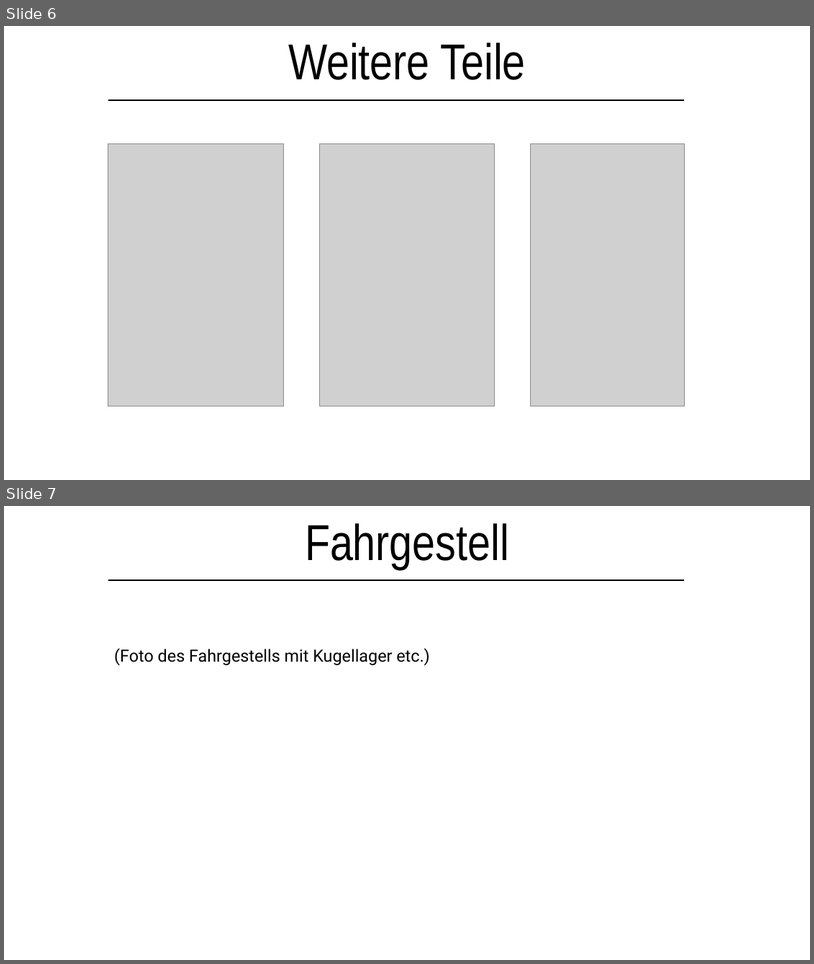
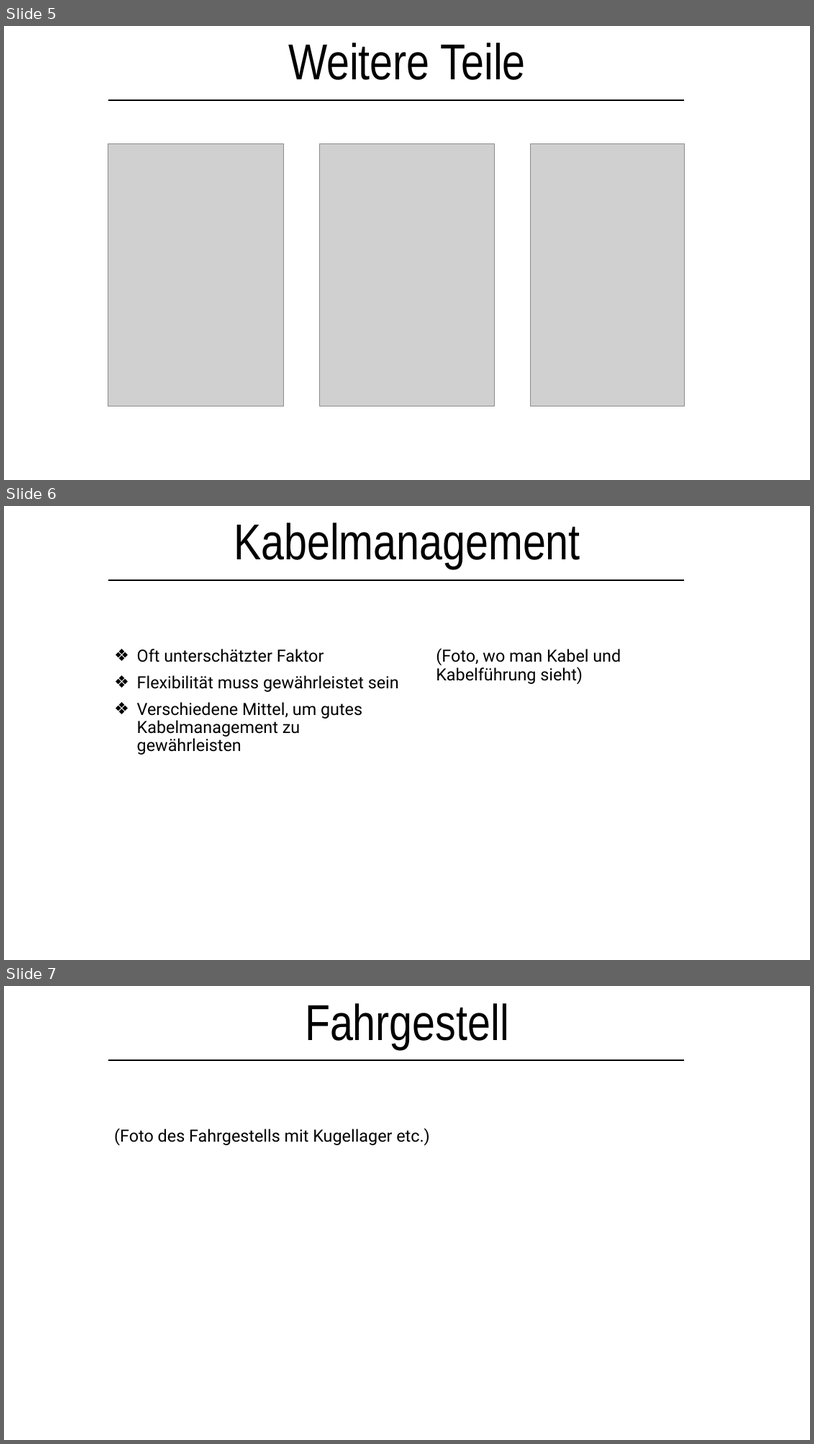
Before and after one commit to lsswchmnn/tank, a slide deck: Präsentation/Kettenfahrzeug.pptx. Shown one above the other, each under a label of ours: slides 6 and 7 before the commit, slides 5, 6 and 7 after it. The pictures are 814x964 and 814x1444 pixels, drawn with LibreOffice and Linux fonts; fonts in the diff are those of the drawing; grey boxes stand for pictures. Boxes give left, top, right and bottom in pixels: in the first picture for what was removed or moved away, otherwise in the second. Text is boxed around its words. In the diff, an @@ line names an element or a change of style, - is before the commit and + after.

```diff
--- a/Präsentation/Kettenfahrzeug.pptx
+++ b/Präsentation/Kettenfahrzeug.pptx
@@ slide 6 added at bbox=[4, 506, 810, 960], background #FFFFFF @@
@@ text added at bbox=[234, 523, 581, 569], 60 pt, text #000000 @@
+Kabelmanagement
@@ line added from (108, 580) to (684, 580), #000000 1.5 pt @@
@@ subtitle added at bbox=[137, 649, 399, 754], 20 pt, text #000000 @@
+❖ Oft unterschätzter Faktor
+❖ Flexibilität muss gewährleistet sein
+❖ Verschiedene Mittel, um gutes Kabelmanagement zu gewährleisten
@@ text added at bbox=[436, 648, 621, 684], 20 pt, text #000000 @@
+(Foto, wo man Kabel und Kabelführung sieht)
@@ what was slide 6 is now slide 5 @@
```
Also in this commit, not shown: 1 slide changed, 2 other slides added, 1 slide removed.
